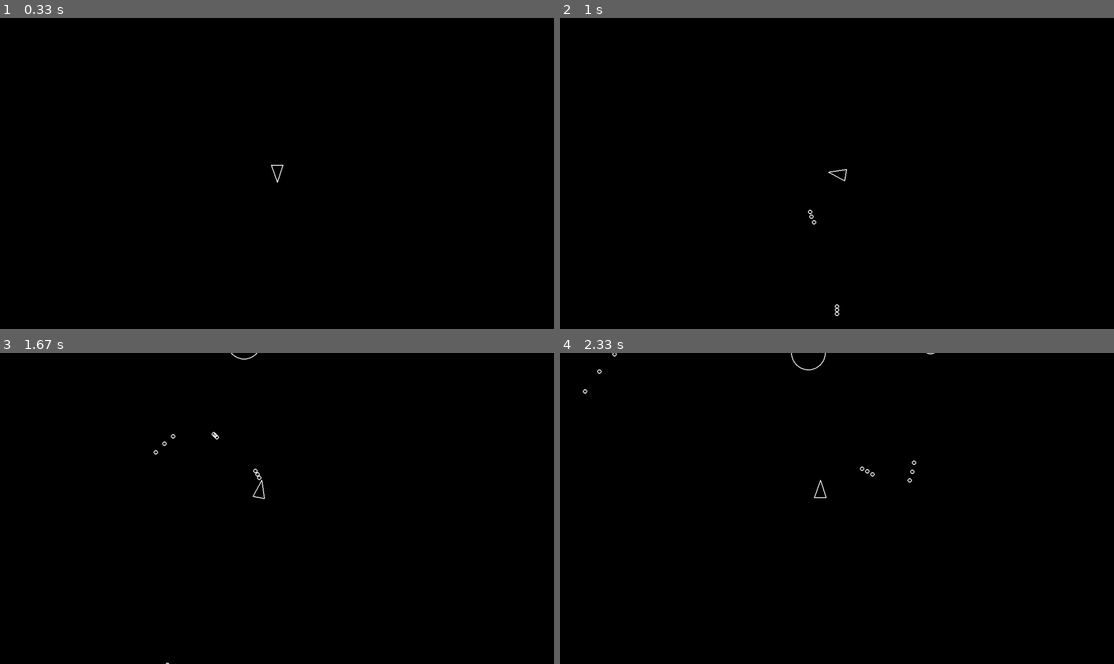
Above: before the commit, frames 1-4 (two rows, left to right).
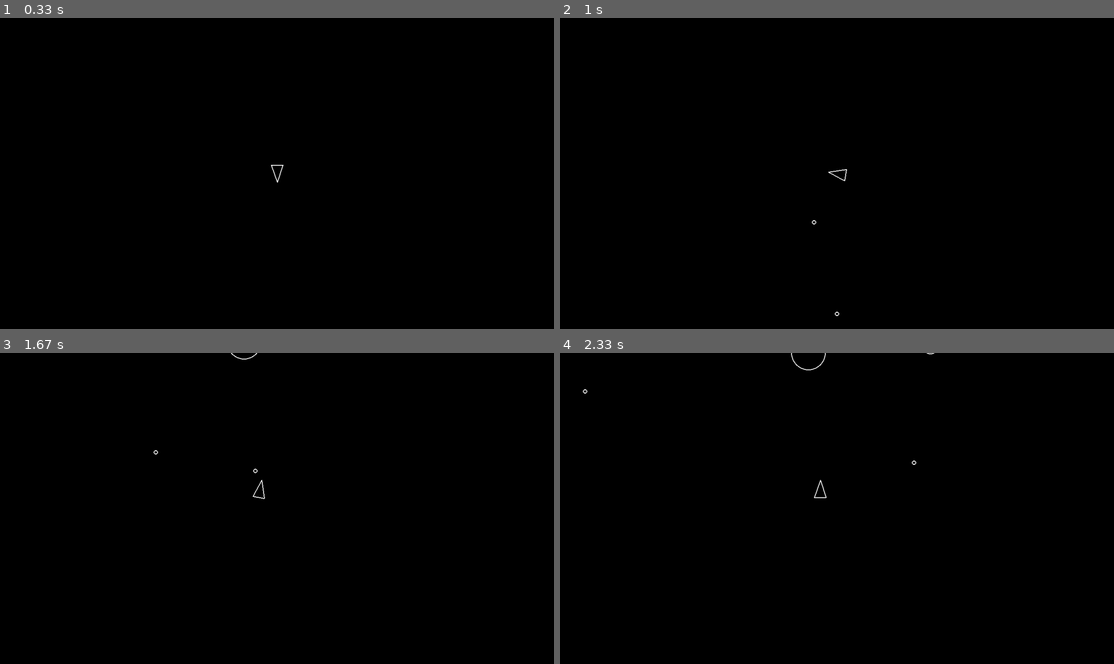
Above: after the commit, the same moments.

Repository: IyzOnline/asteroids__boot_dot_dev
Game: pygame game, started from your-project-name/main.py
Same seed, same stepped clock (60 frames per second), same inputs: the game is played once before the commit and once after it.
Inputs:
- Up to frame 1 (0.33 s): no input
- Up to frame 2 (1 s): tap Space at 0.33, 0.73 s; hold D from 0.67 s (still down)
- Up to frame 3 (1.67 s): tap Space at 1.03, 1.23, 1.57 s; release D at 1.13 s; hold W 1.17-1.47 s; hold D from 1.5 s (still down)
- Up to frame 4 (2.33 s): tap Space at 1.87, 2.07 s; release D at 1.97 s; hold A from 2 s (still down)

Frame 1 is identical in both runs. In frame 2, less than 0.1% of the frame differs, in the area x 44-51%, y 61-95%; in frame 3, less than 0.1%; in frame 4, less than 0.1%, in the area x 6-64%, y 0-42%.

Commit message:
feat: Implement cooldown mechanic for shooting

Diff:
--- a/your-project-name/player.py
+++ b/your-project-name/player.py
@@ -1,5 +1,5 @@
 from circleshape import CircleShape
-from constants import PLAYER_RADIUS, LINE_WIDTH, PLAYER_TURN_SPEED, PLAYER_SPEED, SHOT_RADIUS, PLAYER_SHOOT_SPEED
+from constants import PLAYER_RADIUS, LINE_WIDTH, PLAYER_TURN_SPEED, PLAYER_SPEED, SHOT_RADIUS, PLAYER_SHOOT_SPEED, PLAYER_SHOOT_COOLDOWN_SECONDS
 from shot import Shot
 import pygame
 
@@ -7,6 +7,7 @@
   def __init__(self, x, y):
     super().__init__(x, y, PLAYER_RADIUS)
     self.rotation = 0
+    self.shot_cooldown = 0
 
   def triangle(self):
     forward = pygame.Vector2(0,1).rotate(self.rotation)
@@ -23,6 +24,7 @@
     self.rotation += PLAYER_TURN_SPEED * dt
 
   def update(self, dt):
+    self.shot_cooldown -= dt
     keys = pygame.key.get_pressed()
 
     if keys[pygame.K_a]:
@@ -47,5 +49,9 @@
     self.position += pygame.Vector2(0, 1).rotate(self.rotation) * PLAYER_SPEED * dt
 
   def shoot(self):
+    if self.shot_cooldown > 0:
+      return
+
+    self.shot_cooldown = PLAYER_SHOOT_COOLDOWN_SECONDS
     bullet = Shot(self.position.x, self.position.y, SHOT_RADIUS)
     bullet.velocity = pygame.Vector2(0, 1).rotate(self.rotation) * PLAYER_SHOOT_SPEED
